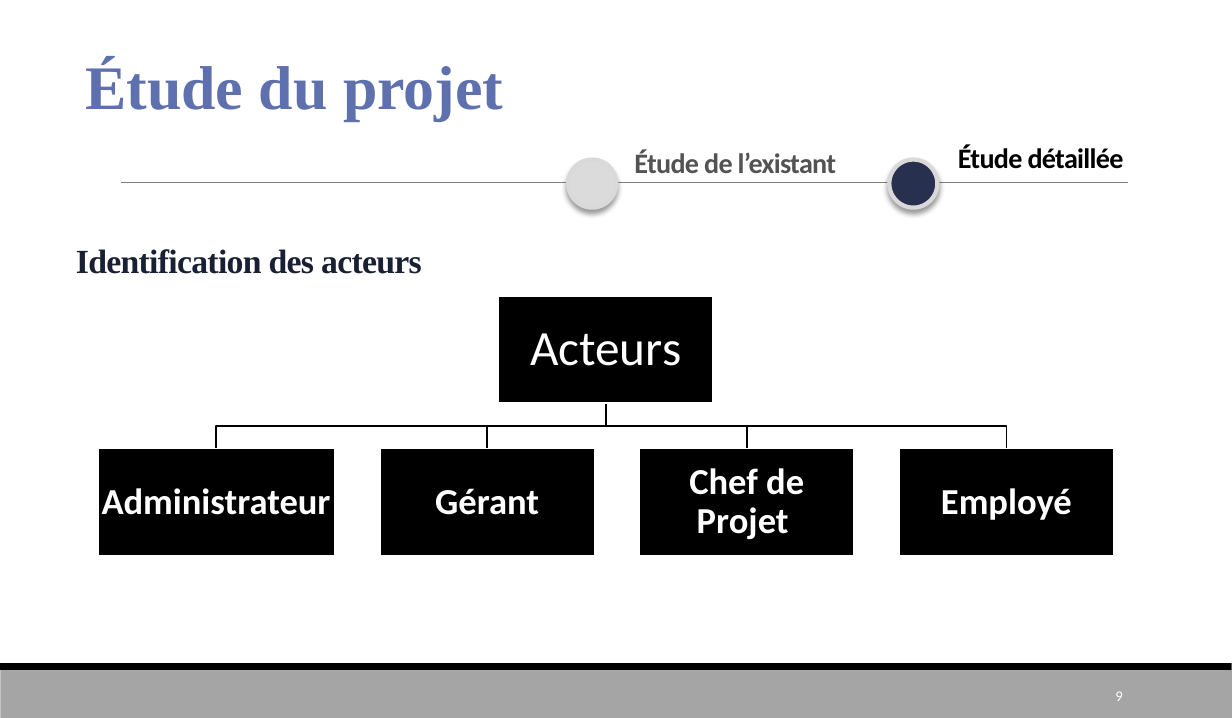
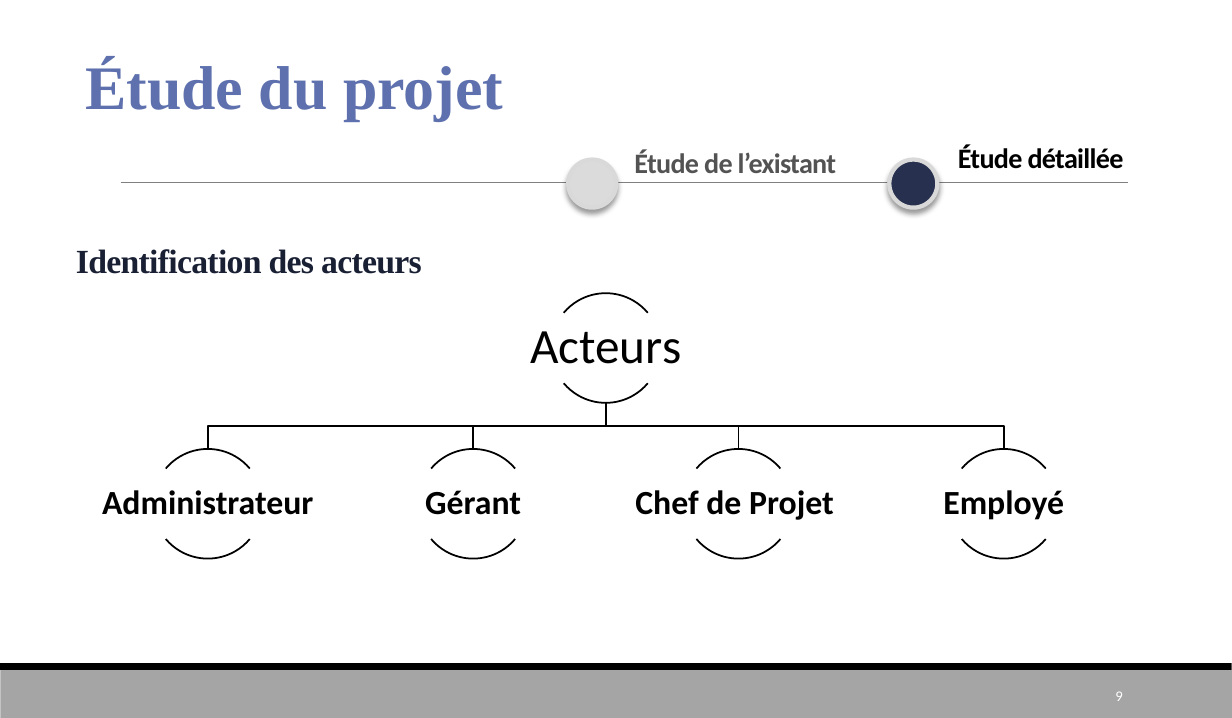
Before and after one commit to YassineElHosni/GestionDesProjets, a slide deck: slide 9 of Présentation.pptx. Drawn at 1232x718 pixels with LibreOffice and Linux fonts; fonts in the diff are those of the drawing. Boxes give left, top, right and bottom in pixels: in the first picture for what was removed or moved away, otherwise in the second. Text is boxed around its words. In the diff, an @@ line names an element or a change of style, - is before the commit and + after.

```diff
--- a/Présentation.pptx
+++ b/Présentation.pptx
@@ text "Acteurs" at box(530, 331, 681, 364): text colour #FFFFFF to #000000 @@
@@ freeform shape: place and size @@
-freeform shape at box(217, 403, 606, 448)
+freeform shape at box(208, 403, 605, 448)
@@ freeform shape: place and size @@
-freeform shape at box(487, 403, 605, 448)
+freeform shape at box(473, 403, 605, 448)
@@ freeform shape at box(605, 403, 1003, 448): outline redrawn @@
@@ freeform shape: place and size @@
-freeform shape at box(605, 403, 746, 448)
+freeform shape at box(605, 403, 738, 448)
@@ group removed at box(98, 296, 1114, 556): 5 rectangles @@
@@ group added at box(153, 293, 1058, 558): 10 arc (boxed as its full ellipse)s @@
@@ size 26 to 24 pt, text colour #FFFFFF to #000000 in 4 elements at box(943, 490, 1064, 520), box(635, 490, 834, 520), box(425, 490, 521, 515), box(102, 490, 313, 515) @@
@@ text "Gérant": place and size @@
-text "Gérant" at box(435, 488, 539, 515)
+text "Gérant" at box(425, 490, 521, 515)
@@ text "Chef de Projet": place and size @@
-text "Chef de Projet" at box(689, 468, 804, 539)
+text "Chef de Projet" at box(635, 490, 834, 520)
```
Also in this commit, not shown: 8 other slides changed, 18 other files.
